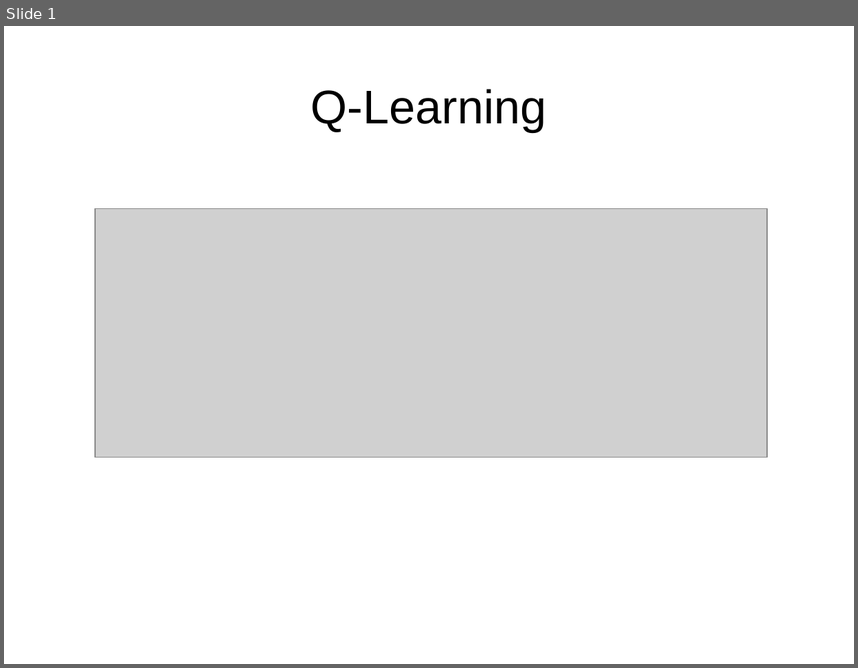
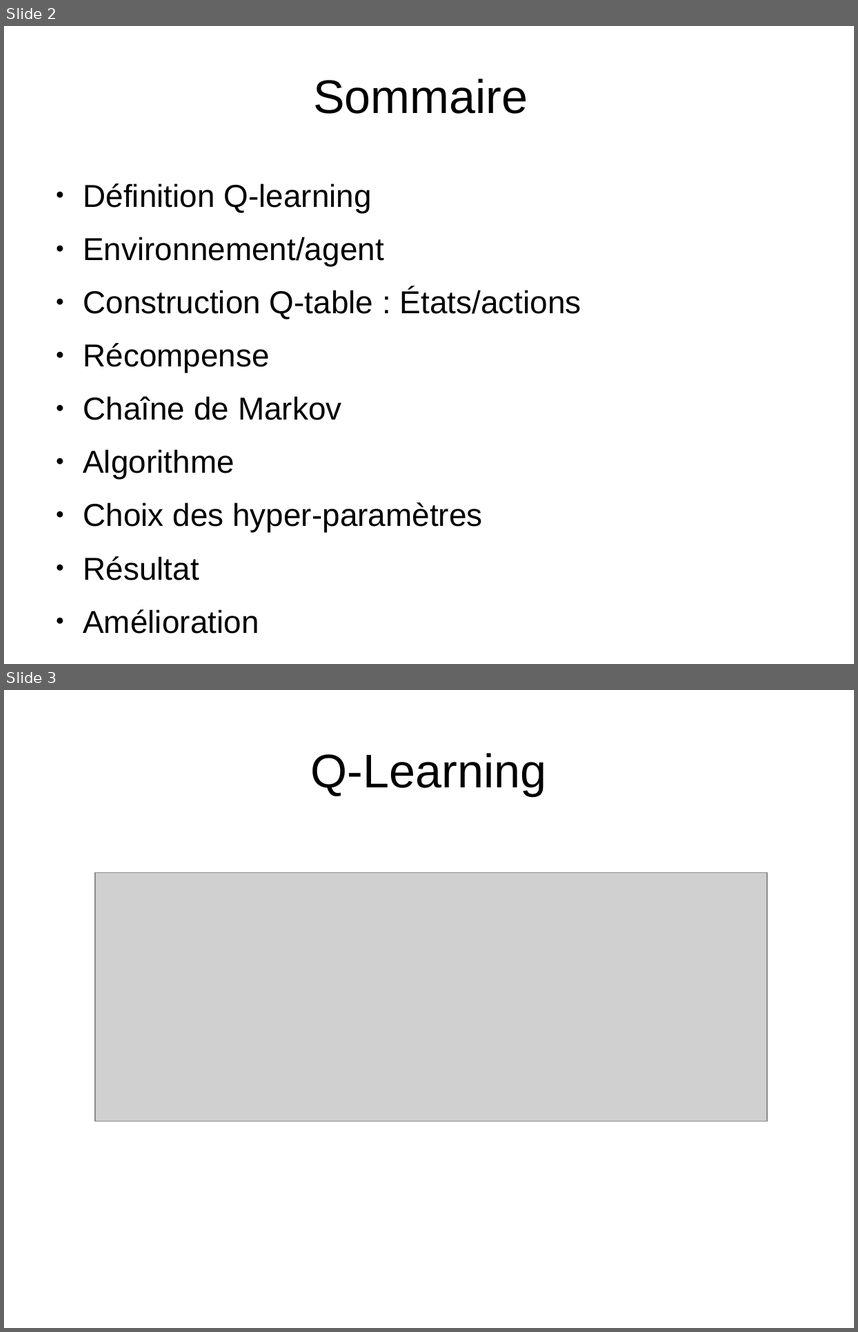
Before and after one commit to pfpimenta/projet_majeure, a slide deck: Presentation.odp. Shown one above the other, each under a label of ours: slide 1 before the commit, slides 2 and 3 after it. The pictures are 858x668 and 858x1332 pixels, drawn with LibreOffice and Linux fonts; fonts in the diff are those of the drawing; grey boxes stand for pictures. Boxes give left, top, right and bottom in pixels: in the first picture for what was removed or moved away, otherwise in the second. Text is boxed around its words. In the diff, an @@ line names an element or a change of style, - is before the commit and + after.

```diff
--- a/Presentation.odp
+++ b/Presentation.odp
@@ slide 2 added at box(4, 26, 854, 664), background #FFFFFF @@
@@ title added at box(313, 78, 528, 114), 44 pt, text #000000 @@
+Sommaire
@@ text added at box(83, 183, 582, 532), 29.6 pt, text #000000 @@
+● Définition Q-learning
+● Environnement/agent
+● Construction Q-table : États/actions
+● Récompense
+● Chaîne de Markov
+● Algorithme
+● Choix des hyper-paramètres
+● Résultat
+● Amélioration
@@ what was slide 1 is now slide 3 @@
```
Also in this commit, not shown: 3 slides changed, 1 other slide added, 1 slide removed.
